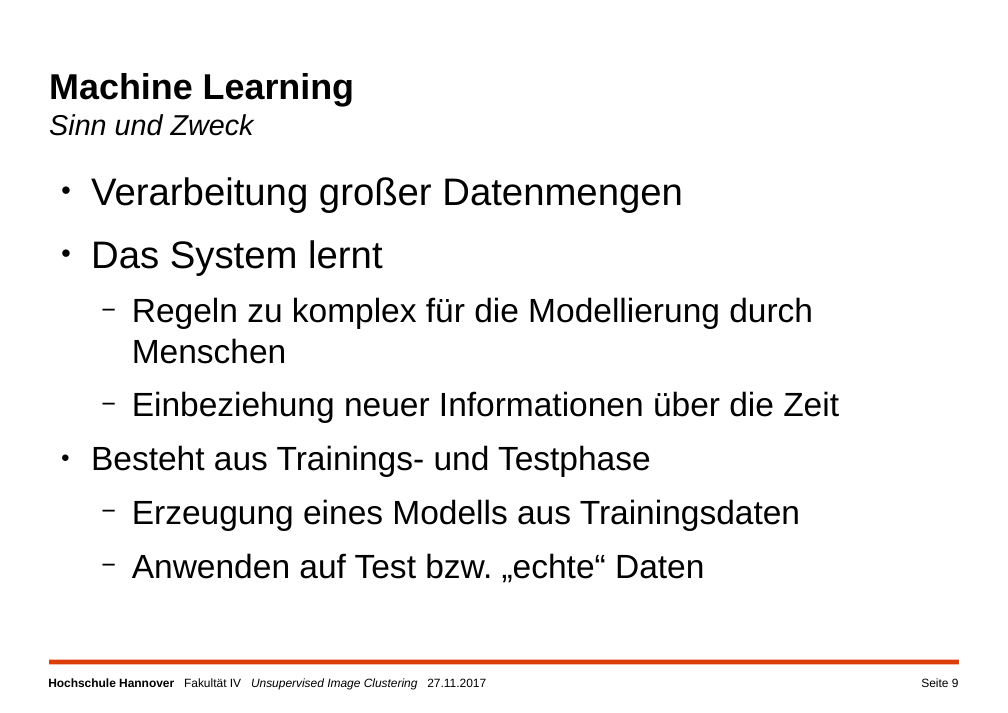
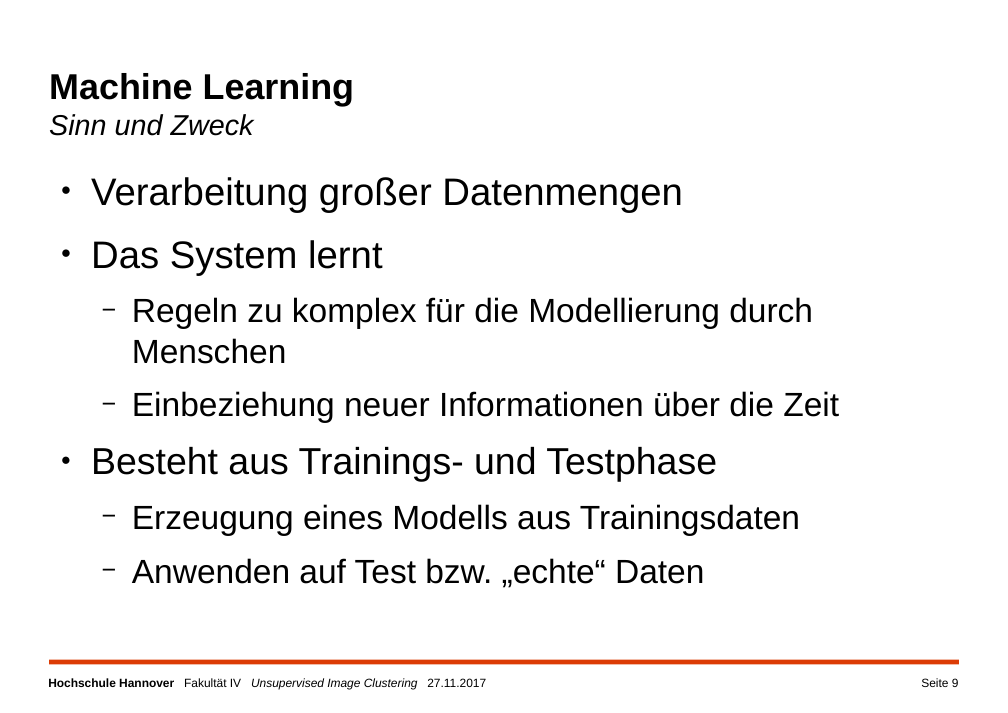
Before and after one commit to a-cl/ma-thesis, a slide deck: slide 9 of kolloquim.pptx. Drawn at 1008x713 pixels with LibreOffice and Linux fonts; fonts in the diff are those of the drawing; background and template pictures are left out. Boxes give left, top, right and bottom in pixels: in the first picture for what was removed or moved away, otherwise in the second. Text is boxed around its words. In the diff, an @@ line names an element or a change of style, - is before the commit and + after.

```diff
--- a/kolloquim.pptx
+++ b/kolloquim.pptx
@@ text at (x1=91, y1=447, x2=717, y2=482): size 28 to 31.3 pt in "Besteht aus Trainings- und Testphase" @@
```
Also in this commit, not shown: 12 other slides changed.
